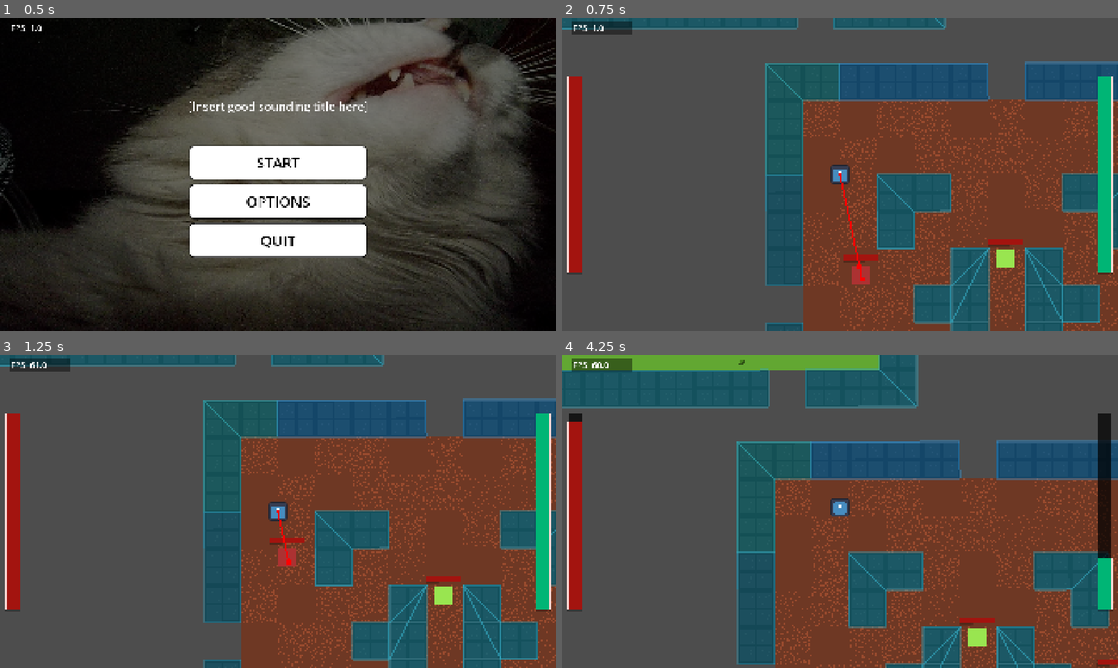
Above: before the commit, frames 1-4 (two rows, left to right).
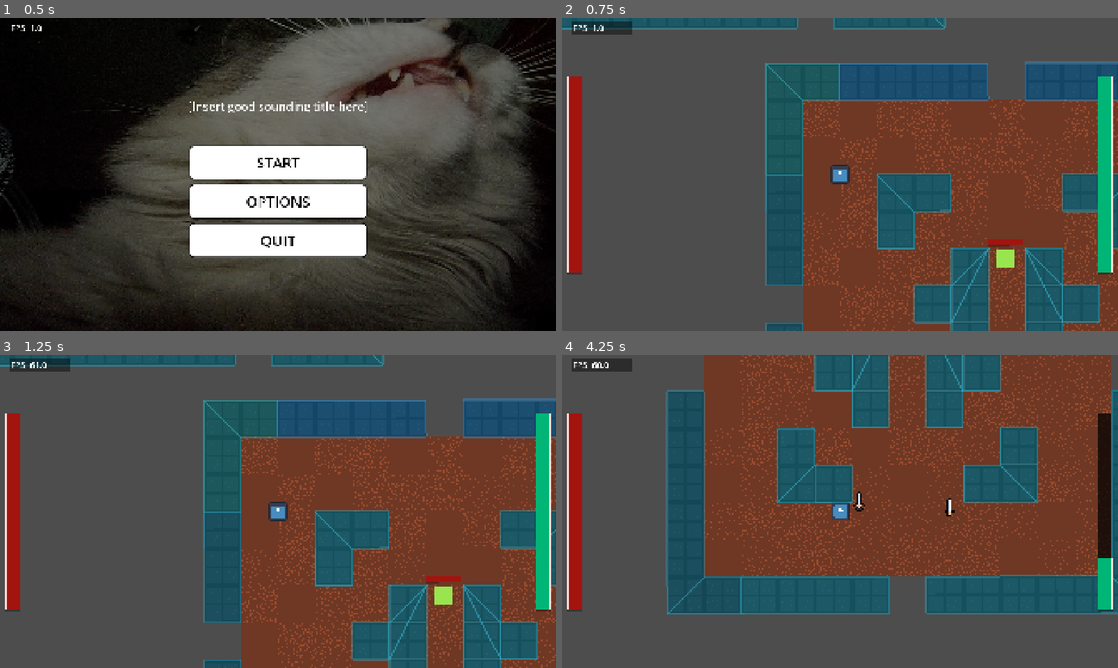
Above: after the commit, the same moments.

Repository: BananerCatter/untitled-roguelike
Game: Godot game, scene res://scenes/main.tscn
Two runs of this game, one before a commit and one after it. Both use one fixed random seed, a clock stepped at 60 frames per second and the inputs below. The engine's default icon, where the game draws it, is replaced by a stand-in: a white triangle on a blue panel in a dark square.
Inputs (mouse positions are in pixels of both pictures, inside the frame that each line leads up to):
- Up to frame 1 (0.5 s): no input
- Up to frame 2 (0.75 s): click "START" at 0.5 s
- Up to frame 3 (1.25 s): no input
- Up to frame 4 (4.25 s): tap Enter at 1.25 s; move the mouse to (962, 495) at 1.27 s; hold D (right) 1.28-2.03 s; tap Shift (dash) at 1.35, 2.1, 3.05, 3.8 s; click (962, 495) at 1.42 s; move the mouse to (728, 527) at 2.02 s; hold S (down) 2.03-2.78 s; move the mouse to (895, 442) at 2.77 s; hold D (right) 2.78-3.53 s; click (895, 442) at 2.85 s; move the mouse to (812, 574) at 3.52 s; hold W (up) from 3.53 s (still down); tap Alt at 3.6 s; click (812, 574) at 3.67 s

Frame 1 is identical in both runs. In frame 2, 0.4% of the frame differs, in the area x 49-57%, y 49-86%; in frame 3, 0.3%; in frame 4, 64%, in the area x 0-100%, y 0-100%.

Commit message:
inventory system

Diff:
--- a/untitled-roguelike/project.godot
+++ b/untitled-roguelike/project.godot
@@ -88,6 +88,11 @@
 "events": [Object(InputEventKey,"resource_local_to_scene":false,"resource_name":"","device":16,"window_id":0,"alt_press …(190 unchanged characters)…
 ]
 }
+inventory={
+"deadzone": 0.2,
+"events": [Object(InputEventKey,"resource_local_to_scene":false,"resource_name":"","device":-1,"window_id":0,"alt_pressed":false,"shift_pressed":false,"ctrl_pressed":false,"meta_pressed":false,"pressed":false,"keycode":0,"physical_keycode":4194306,"key_label":0,"unicode":0,"location":0,"echo":false,"script":null)
+]
+}
 
 [layer_names]
 
--- /dev/null
+++ b/untitled-roguelike/resources/items/dagger.tres
@@ -0,0 +1,16 @@
+[gd_resource type="Resource" script_class="Item" format=3 uid="uid://bwpwef0ycs4r5"]
+
+[ext_resource type="Texture2D" uid="uid://c1c5b4ikmgcuu" path="res://assets/img/animation/dagger_basic.png" id="1_fgw4y"]
+[ext_resource type="PackedScene" uid="uid://d3238s82eop2t" path="res://scenes/dagger_sprite.tscn" id="2_luexb"]
+[ext_resource type="Script" uid="uid://ccvw3e1f6ksos" path="res://scripts/items/item.gd" id="3_c25pr"]
+
+[sub_resource type="AtlasTexture" id="AtlasTexture_qkby0"]
+atlas = ExtResource("1_fgw4y")
+region = Rect2(0, 0, 16, 0)
+
+[resource]
+script = ExtResource("3_c25pr")
+name = "dagger"
+scene = ExtResource("2_luexb")
+icon = SubResource("AtlasTexture_qkby0")
+metadata/_custom_type_script = "uid://ccvw3e1f6ksos"
--- /dev/null
+++ b/untitled-roguelike/scenes/dagger_sprite.tscn
@@ -0,0 +1,29 @@
+[gd_scene format=3 uid="uid://d3238s82eop2t"]
+
+[ext_resource type="Texture2D" uid="uid://c1c5b4ikmgcuu" path="res://assets/img/animation/dagger_basic.png" id="1_p47wc"]
+
+[sub_resource type="AtlasTexture" id="AtlasTexture_iqu8w"]
+atlas = ExtResource("1_p47wc")
+region = Rect2(0, 0, 16, 16)
+
+[sub_resource type="AtlasTexture" id="AtlasTexture_5fr2l"]
+atlas = ExtResource("1_p47wc")
+region = Rect2(16, 0, 16, 16)
+
+[sub_resource type="SpriteFrames" id="SpriteFrames_b013q"]
+animations = [{
+"frames": [{
+"duration": 1.0,
+"texture": SubResource("AtlasTexture_iqu8w")
+}, {
+"duration": 1.0,
+"texture": SubResource("AtlasTexture_5fr2l")
+}],
+"loop": 1,
+"name": &"default",
+"speed": 2.0
+}]
+
+[node name="DaggerSprite" type="AnimatedSprite2D" unique_id=787908242]
+sprite_frames = SubResource("SpriteFrames_b013q")
+frame_progress = 0.04805823
--- a/untitled-roguelike/scenes/game_ui.tscn
+++ b/untitled-roguelike/scenes/game_ui.tscn
@@ -3,6 +3,7 @@
 [ext_resource type="Script" uid="uid://c3hrg7jruos65" path="res://scripts/game_ui.gd" id="1_yubou"]
 [ext_resource type="PackedScene" uid="uid://nq43bmotyqy5" path="res://scenes/progress_bar.tscn" id="2_rns2u"]
 [ext_resource type="Script" uid="uid://dueorwigpeuty" path="res://scripts/progress_bar.gd" id="3_u001w"]
+[ext_resource type="PackedScene" uid="uid://5k73nvky5g5v" path="res://scenes/inventory_dialogue.tscn" id="4_u2dgd"]
 
 [sub_resource type="StyleBoxEmpty" id="StyleBoxEmpty_yubou"]
 
@@ -96,4 +97,12 @@
 fill_mode = 3
 show_percentage = false
 
+[node name="InventoryDialogue" parent="." unique_id=1827396229 instance=ExtResource("4_u2dgd")]
+unique_name_in_owner = true
+visible = false
+offset_left = 115.0
+offset_top = 40.0
+offset_right = -1636.0
+offset_bottom = -97.0
+
 [connection signal="timeout" from="HUD/MarginContainer2/StaminaBar/Timer" to="HUD/MarginContainer2/StaminaBar" method="_on_timer_timeout"]
--- /dev/null
+++ b/untitled-roguelike/scenes/icons/item_slot.tscn
@@ -0,0 +1,13 @@
+[gd_scene format=3 uid="uid://de4juax8udvw7"]
+
+[ext_resource type="Script" uid="uid://66exa3igxogy" path="res://scripts/inventory/item_slot.gd" id="1_b1id1"]
+
+[node name="ItemSlot" type="PanelContainer" unique_id=174505351]
+texture_filter = 1
+custom_minimum_size = Vector2(32, 32)
+scale = Vector2(2, 2)
+script = ExtResource("1_b1id1")
+
+[node name="TextureRect" type="TextureRect" parent="." unique_id=125608403]
+custom_minimum_size = Vector2(32, 32)
+layout_mode = 2
--- /dev/null
+++ b/untitled-roguelike/scenes/inventory_dialogue.tscn
@@ -0,0 +1,39 @@
+[gd_scene format=3 uid="uid://5k73nvky5g5v"]
+
+[ext_resource type="Script" uid="uid://osesn3438fq5" path="res://scripts/inventory/inventory_dialogue.gd" id="1_52gng"]
+[ext_resource type="PackedScene" uid="uid://de4juax8udvw7" path="res://scenes/icons/item_slot.tscn" id="2_ka0ok"]
+
+[node name="InventoryDialogue" type="PanelContainer" unique_id=1827396229]
+anchors_preset = 15
+anchor_right = 1.0
+anchor_bottom = 1.0
+grow_horizontal = 2
+grow_vertical = 2
+script = ExtResource("1_52gng")
+item_slot = ExtResource("2_ka0ok")
+
+[node name="VBoxContainer" type="VBoxContainer" parent="." unique_id=1845507053]
+layout_mode = 2
+
+[node name="HBoxContainer" type="HBoxContainer" parent="VBoxContainer" unique_id=1964085832]
+layout_mode = 2
+
+[node name="Title" type="Label" parent="VBoxContainer/HBoxContainer" unique_id=1901125302]
+layout_mode = 2
+size_flags_horizontal = 3
+size_flags_vertical = 0
+theme_override_font_sizes/font_size = 30
+text = "Inventory"
+horizontal_alignment = 1
+
+[node name="CloseButton" type="Button" parent="VBoxContainer/HBoxContainer" unique_id=1766890067]
+layout_mode = 2
+theme_override_font_sizes/font_size = 30
+text = "<"
+
+[node name="GridContainer" type="GridContainer" parent="VBoxContainer" unique_id=2088639553]
+unique_name_in_owner = true
+custom_minimum_size = Vector2(32, 32)
+layout_mode = 2
+
+[connection signal="pressed" from="VBoxContainer/HBoxContainer/CloseButton" to="." method="_on_close_button_pressed"]
--- a/untitled-roguelike/scenes/main_level.tscn
+++ b/untitled-roguelike/scenes/main_level.tscn
@@ -6,9 +6,11 @@
 [ext_resource type="PackedScene" uid="uid://1mbjqqv607qo" path="res://scenes/game_ui.tscn" id="4_jyhfs"]
 [ext_resource type="PackedScene" uid="uid://fp7f7gtsbfy7" path="res://scenes/base_enemy.tscn" id="6_tefeu"]
 [ext_resource type="Script" uid="uid://cyurnsedhb28p" path="res://scripts/stats.gd" id="7_o6xl0"]
+[ext_resource type="Script" uid="uid://ba6yum2ks6yf8" path="res://scripts/items/pickup.gd" id="8_iqu8w"]
 [ext_resource type="PackedScene" uid="uid://ib5t11nrr4fd" path="res://scenes/dungeon_test.tscn" id="8_tipki"]
+[ext_resource type="Resource" uid="uid://bwpwef0ycs4r5" path="res://resources/items/dagger.tres" id="9_iqu8w"]
 
-[sub_resource type="Resource" id="Resource_u2c82"]
+[sub_resource type="Resource" id="Resource_iqu8w"]
 resource_local_to_scene = true
 script = ExtResource("7_o6xl0")
 max_health_level = 3
@@ -27,24 +29,6 @@
 source_geometry_group_name = &"enemy_navigation"
 agent_radius = 14.0
 
-[sub_resource type="Resource" id="Resource_k5pu3"]
-resource_local_to_scene = true
-script = ExtResource("7_o6xl0")
-base_max_health = 300
-base_damage = 20.0
-base_defence = 10.0
-faction = 1
-metadata/_custom_type_script = "uid://cyurnsedhb28p"
-
-[sub_resource type="Resource" id="Resource_iqu8w"]
-resource_local_to_scene = true
-script = ExtResource("7_o6xl0")
-base_max_health = 300
-base_damage = 20.0
-base_defence = 10.0
-faction = 1
-metadata/_custom_type_script = "uid://cyurnsedhb28p"
-
 [sub_resource type="Resource" id="Resource_5fr2l"]
 resource_local_to_scene = true
 script = ExtResource("7_o6xl0")
@@ -54,23 +38,8 @@
 faction = 1
 metadata/_custom_type_script = "uid://cyurnsedhb28p"
 
-[sub_resource type="Resource" id="Resource_2sb77"]
-resource_local_to_scene = true
-script = ExtResource("7_o6xl0")
-base_max_health = 300
-base_damage = 20.0
-base_defence = 10.0
-faction = 1
-metadata/_custom_type_script = "uid://cyurnsedhb28p"
-
-[sub_resource type="Resource" id="Resource_fkrx8"]
-resource_local_to_scene = true
-script = ExtResource("7_o6xl0")
-base_max_health = 300
-base_damage = 20.0
-base_defence = 10.0
-faction = 1
-metadata/_custom_type_script = "uid://cyurnsedhb28p"
+[sub_resource type="CircleShape2D" id="CircleShape2D_b013q"]
+radius = 8.062152
 
 [node name="main" type="Node2D" unique_id=1012450263]
 rotation = -0.0014160064
@@ -83,8 +52,9 @@
 tile_map_data = PackedByteArray("AAAAAAAAAQABAAMAAAABAAAAAQAIAAEAAAABAAEAAQAHAAIAAAACAAEAAQADAAMAAAACAAIAAQACAAQAAAADAA …(2560 unchanged characters)…
 
 [node name="Player" parent="." unique_id=1112876604 instance=ExtResource("1_o5qli")]
+unique_name_in_owner = true
 position = Vector2(709, 350)
-stats = SubResource("Resource_u2c82")
+stats = SubResource("Resource_iqu8w")
 
 [node name="GameUi" parent="." unique_id=1748888889 instance=ExtResource("4_jyhfs")]
 
@@ -93,22 +63,30 @@
 
 [node name="BaseEnemy" parent="." unique_id=1743834607 instance=ExtResource("6_tefeu")]
 position = Vector2(852.4016, 423.20743)
-stats = SubResource("Resource_k5pu3")
-
-[node name="BaseEnemy2" parent="." unique_id=853528917 instance=ExtResource("6_tefeu")]
-position = Vector2(970.3505, 459.37448)
-stats = SubResource("Resource_iqu8w")
-
-[node name="BaseEnemy3" parent="." unique_id=74215984 instance=ExtResource("6_tefeu")]
-position = Vector2(970.1409, 607.3743)
 stats = SubResource("Resource_5fr2l")
 
-[node name="BaseEnemy4" parent="." unique_id=1078549179 instance=ExtResource("6_tefeu")]
-position = Vector2(729.1412, 607.0331)
-stats = SubResource("Resource_2sb77")
+[node name="DaggerPickupTest" type="Node2D" parent="." unique_id=1973899873]
+position = Vector2(811.1893, 573.1492)
+script = ExtResource("8_iqu8w")
+item = ExtResource("9_iqu8w")
 
-[node name="BaseEnemy5" parent="." unique_id=830621990 instance=ExtResource("6_tefeu")]
-position = Vector2(729.36774, 447.03326)
-stats = SubResource("Resource_fkrx8")
+[node name="Area2D" type="Area2D" parent="DaggerPickupTest" unique_id=403534871]
+
+[node name="CollisionShape2D" type="CollisionShape2D" parent="DaggerPickupTest/Area2D" unique_id=40620130]
+position = Vector2(-6.112152e-05, 6.0948667e-05)
+shape = SubResource("CircleShape2D_b013q")
+
+[node name="DaggerPickupTest2" type="Node2D" parent="." unique_id=1405199623]
+position = Vector2(889.18207, 578.25964)
+script = ExtResource("8_iqu8w")
+item = ExtResource("9_iqu8w")
+
+[node name="Area2D" type="Area2D" parent="DaggerPickupTest2" unique_id=1711629645]
+
+[node name="CollisionShape2D" type="CollisionShape2D" parent="DaggerPickupTest2/Area2D" unique_id=900743638]
+position = Vector2(-6.112152e-05, 6.0948667e-05)
+shape = SubResource("CircleShape2D_b013q")
 
 [connection signal="on_death" from="Player" to="." method="_on_player_on_death"]
+[connection signal="body_entered" from="DaggerPickupTest/Area2D" to="DaggerPickupTest" method="_on_area_2d_body_entered"]
+[connection signal="body_entered" from="DaggerPickupTest2/Area2D" to="DaggerPickupTest2" method="_on_area_2d_body_entered"]
--- a/untitled-roguelike/scripts/debug_info.gd
+++ b/untitled-roguelike/scripts/debug_info.gd
@@ -1,9 +1,13 @@
 extends CanvasLayer
 
 
+func _process(_delta: float) -> void:
+	$InfoContainer/FPSLabel.text ="FPS: " + str(Engine.get_frames_per_second())
 
-func _process(delta: float) -> void:
-	$InfoContainer/FPSLabel.text ="FPS: " + str(Engine.get_frames_per_second())
+
 func _input(event: InputEvent) -> void:
 	if event.is_action_pressed("debug_info"):
-		hide()
+		if is_visible:
+			hide()
+		else:
+			show()
--- a/untitled-roguelike/scripts/game_ui.gd
+++ b/untitled-roguelike/scripts/game_ui.gd
@@ -1,6 +1,22 @@
 extends CanvasLayer
+
+@onready var player: CharacterBody2D = %Player
+@onready var inventory_dialogue: InventoryDialogue = %InventoryDialogue
+
+func _ready() -> void:
+	player.update_inventory.connect(_on_update_inventory)
 
 func _on_hp_changed(hp_value:float, max_hp_value:float) -> void:
 	%ProgressBar._set_health((hp_value/max_hp_value)*100)
+
+
 func _on_stamina_changed(stamina_value:float) ->void:
 	%StaminaBar._set_health(stamina_value)
+
+
+func _unhandled_input(event: InputEvent) -> void:
+	if event.is_action_released("inventory"):
+		inventory_dialogue.open(player.inventory)
+
+func _on_update_inventory():
+	inventory_dialogue._on_update_inventory(player.inventory)
--- /dev/null
+++ b/untitled-roguelike/scripts/inventory/inventory.gd
@@ -0,0 +1,13 @@
+class_name Inventory
+
+var _content: Array[Item] =[]
+
+func add_item(item:Item):
+	_content.append(item)
+
+
+func remove_item(item:Item):
+	_content.erase(item)
+
+func get_items() -> Array [Item]:
+	return _content
--- /dev/null
+++ b/untitled-roguelike/scripts/inventory/inventory_dialogue.gd
@@ -0,0 +1,24 @@
+class_name InventoryDialogue
+extends PanelContainer
+
+@export var item_slot: PackedScene
+@onready var grid_container: GridContainer = %GridContainer
+
+
+
+func _on_update_inventory(inventory:Inventory):
+	for child in grid_container.get_children():
+		child.queue_free()
+
+	for item in inventory.get_items():
+		var slot = item_slot.instantiate()
+		grid_container.add_child(slot)
+		slot.display(item)
+
+func open(inventory:Inventory):
+	show()
+	_on_update_inventory(inventory)
+
+
+func _on_close_button_pressed() -> void:
+	hide()
--- /dev/null
+++ b/untitled-roguelike/scripts/inventory/item_slot.gd
@@ -0,0 +1,7 @@
+extends PanelContainer
+
+
+@onready var texture_rect: TextureRect = $TextureRect
+
+func display(item:Item):
+	texture_rect.texture = item.icon
--- /dev/null
+++ b/untitled-roguelike/scripts/items/item.gd
@@ -0,0 +1,5 @@
+class_name Item extends Resource
+
+@export var name: String
+@export var scene: PackedScene
+@export var icon: Texture2D
--- /dev/null
+++ b/untitled-roguelike/scripts/items/pickup.gd
@@ -0,0 +1,11 @@
+extends Node2D
+@export var item:Item
+
+func _ready() -> void:
+	var instance = item.scene.instantiate()
+	add_child(instance)
+
+func _on_area_2d_body_entered(body: Node2D) -> void:
+	if body.has_method("on_item_picked_up"):
+		body.on_item_picked_up(item)
+		queue_free()
--- a/untitled-roguelike/scripts/player.gd
+++ b/untitled-roguelike/scripts/player.gd
@@ -3,8 +3,11 @@
 signal on_death
 signal hp_changed(hp_value: float)
 signal stamina_changed(stamina_value:float)
+signal update_inventory
 
 @export var stats: Stats
+var inventory:Inventory = Inventory.new()
+
 
 @export var max_speed: float
 @export var speed: float
@@ -21,13 +24,10 @@
 @export var stamina_cooldown: Timer
 @export var stamina_recovery: float
 @export var hitbox_shape: Shape2D
-var faction = stats.factions
-@export var state_machine: StateMachine
-#For now, the state machine is kinda pointless, but it will save us a looottt of time in the future, Ik we gotta work a lot of hours but we need to make these hours count !!!
-#Moving the state machine to a dedicated node structure, because the player script is getting laughably bloated
-#-----------------------------------------------------------------------------------------------------------------
 
-var direction: Vector2
+
+
+
 
 func _ready() -> void:
 	max_hp=stats.current_max_health
@@ -36,8 +36,10 @@
 	hp_changed.emit(100)
 	stamina_changed.emit((stamina*100/max_stamina))
 
+
 func take_damage(damage:int) -> void:
 	stats.take_damage(damage)
+
 
 func heal(damage:int) -> void:
 	stats.take_damage(-damage)
@@ -53,29 +55,24 @@
 		if event.is_action_pressed("debug_deal_damage"):
 			take_damage(10)
 
+
 func get_input() -> Vector2:
 	var direction = Input.get_vector("left", "right", "up", "down")
 	return direction
 
-func enter_idle():
-	pass
-func idle(delta:float):
-	pass
-func exit_idle():
-	pass
-#-----------------------------------------------------------------------------------------------------------------
-func enter_moving():
-	velocity = get_input()*speed
 
-	dash_cooldown.start()
+func on_item_picked_up(item: Item):
+	inventory.add_item(item)
+	update_inventory.emit()
+
+
 
 func lose_stamina(lost_stamina:float):
 	stamina -= lost_stamina
 	stamina_cooldown.start()
 	stamina_changed.emit((stamina*100/max_stamina))
 
-func _on_dash_time_timeout() -> void:
-	state_machine._on_change_state("idle")
+
 func _physics_process(delta: float) -> void:
 
 	if(stats.health<=0):
Binary file added: untitled-roguelike/assets/img/animation/dagger_basic.png
Not shown, added: untitled-roguelike/assets/img/animation/dagger_basic.png.import
Not shown, added: untitled-roguelike/scripts/inventory/inventory.gd.uid
Not shown, added: untitled-roguelike/scripts/inventory/inventory_dialogue.gd.uid
Not shown, added: untitled-roguelike/scripts/inventory/item_slot.gd.uid
Not shown, added: untitled-roguelike/scripts/items/item.gd.uid
Not shown, added: untitled-roguelike/scripts/items/pickup.gd.uid
